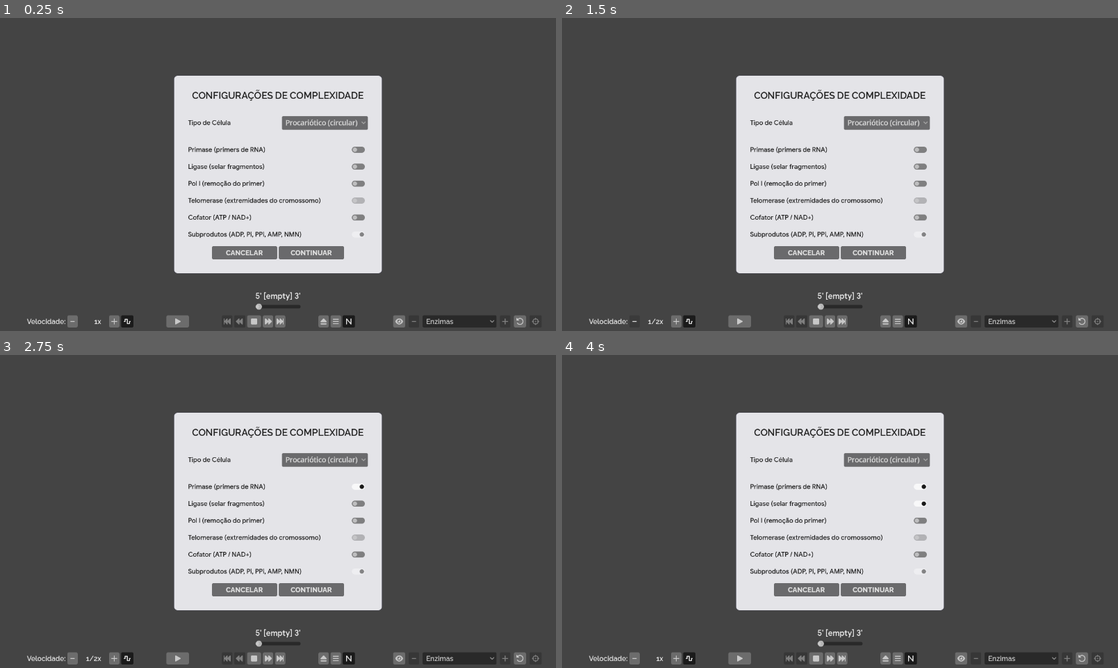
Above: before the commit, frames 1-4 (two rows, left to right).
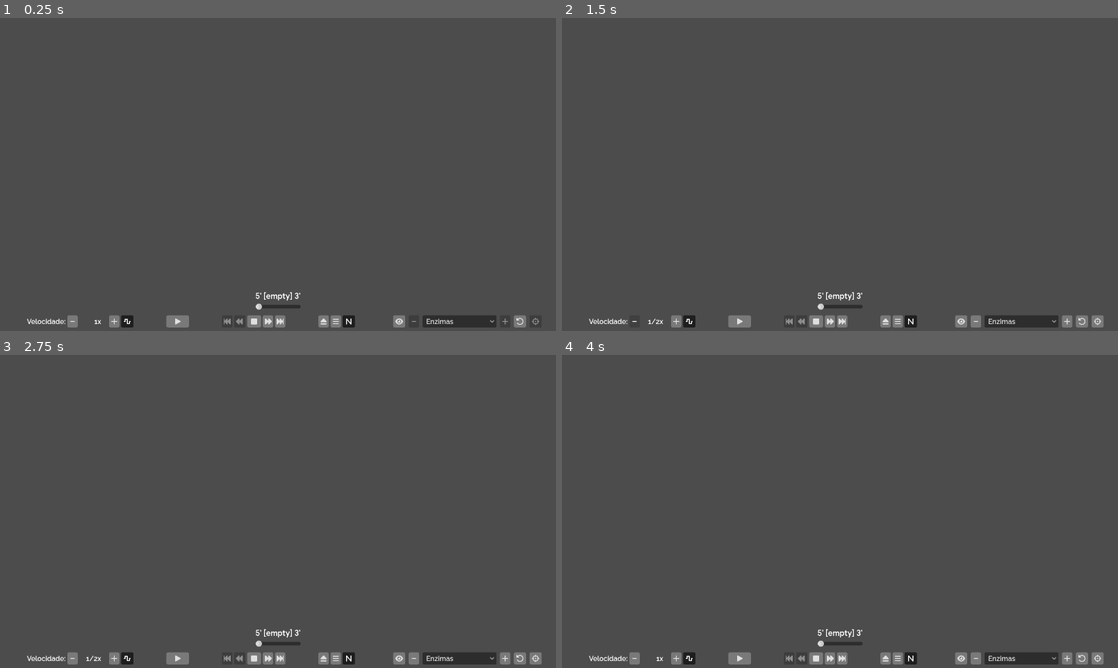
Above: after the commit, the same moments.

Repository: ideatomik/mol-sim
Game: Godot game, scene res://scenes/simulation.tscn
Same seed, same stepped clock (60 frames per second), same inputs: the game is played once before the commit and once after it.
Inputs (mouse positions are in pixels of both pictures, inside the frame that each line leads up to):
- Up to frame 1 (0.25 s): no input
- Up to frame 2 (1.5 s): click (884, 124) at 0.5 s, where only the run before the commit has a clickable "Procariótico (circular)"; click "-" at 1.25 s
- Up to frame 3 (2.75 s): click (355, 486) at 2.02 s
- Up to frame 4 (4 s): click "+" at 2.75 s; click (917, 505) at 3.52 s

The runs differ from the first frame. In frame 1, 23% of the frame differs, in the area x 5-69%, y 18-98%; in frame 2, 24%, in the area x 5-98%, y 18-99%; in frame 3, 24%; in frame 4, 24%.
Error after the commit: Parse Error: Static function "reflect_about_backbone_axis()" not found in base "RiboseDeriver". (res://scripts/molecule_structure_renderer.gd:559)

Commit message:
Track mirrored residues for the fork-flip hover disclaimer
Registers into _mirrored_residue_layout at the exact call site of
reflect_about_backbone_axis(), so a residue cannot be rendered via the
fork-flip mirror without becoming hoverable in the next task.

Diff:
--- a/scripts/molecule_structure_renderer.gd
+++ b/scripts/molecule_structure_renderer.gd
@@ -54,6 +54,18 @@
 ## entry per rendered base pair, drawn as `count` parallel dashed lines.
 var _h_bond_layout: Array[Dictionary] = []
 
+## {world_pos: Vector2, radius: float, key: String} — one entry per
+## residue currently rendered via RiboseDeriver.reflect_about_backbone_axis()
+## (the fork-flip mirror) this frame. Populated inline at the exact call
+## site of that mirror in _rebuild_layout() — never a separate opt-in step
+## — so a residue cannot be mirrored without becoming hoverable, closing
+## the disclaimer requirement in reflect_about_backbone_axis()'s own doc
+## comment. Read by _process() to compute _hovered_mirrored_key, and
+## indirectly by _draw() through that. Inherits the _active zoom-tier gate
+## for free: _rebuild_layout() early-returns before this is ever touched
+## while inactive.
+var _mirrored_residue_layout: Array[Dictionary] = []
+
 ## Last hysteresis decision. Gates ONLY the draw calls — layout below runs
 ## unconditionally every frame regardless of this, per the render-mode
 ## transition decision (Open Question 10): no first-crossing hitch.
@@ -128,6 +140,14 @@
 	_self_paired_geometry_cache.erase("%s:%d" % [strand, slot])
 
 const OPERATOR_PATH: String = "res://resources/phosphodiester_bond_formation.tres"
+
+## Verbatim project framing (docs/MolecularStructureDesign.md, "Self-paired
+## fork-flip as a deliberate, labeled 2D mirror") for the hover disclaimer
+## shown while a residue is rendered via RiboseDeriver.
+## reflect_about_backbone_axis(). Never paraphrase this string — it's the
+## project's own already-agreed wording.
+const MIRRORED_RESIDUE_TOOLTIP_TEXT: String = "in 2D molecular representations this rotation doesn't really exist, but for didactic reasons, we're showing you this way."
+
 var _phosphodiester_operator: ReactionOperator = null
 var _operators: Array[ReactionOperator] = []  # [_phosphodiester_operator] — built once in _ready(), typed explicitly so fold()'s Array[ReactionOperator] parameter doesn't need to coerce an untyped literal every frame
 
@@ -372,6 +392,7 @@
 	_bond_layout.clear()
 	_h_bond_layout.clear()
 	_active_slots.clear()
+	_mirrored_residue_layout.clear()
 	if not _active:
 		return
 
@@ -521,7 +542,23 @@
 		# the exact original fixed sign, byte-identical to before.
 		var is_self_paired_template: bool = (entry.strand == "template_top" or entry.strand == "template_bottom") and partner_key.begins_with("template_")
 		var substituent_positions: Dictionary = {}
-		if is_self_paired_template:
+		# Fork-flip build (docs/MolecularStructureDesign.md, "Self-paired
+		# fork-flip as a deliberate, labeled 2D mirror"): direction_sign < 0
+		# self-paired residues (template_bottom) no longer go through
+		# bake_self_paired_geometry()'s collision-search rotation -- they
+		# get the pedagogical mirror instead, derived from their own
+		# natural (direction_sign >= 0) ring/substituent placement.
+		# template_top (direction_sign >= 0) is untouched, still the bake
+		# path, same as leading/lagging's own `else` branch below is
+		# untouched.
+		var self_paired_sign: float = _strand_direction_sign(entry.strand)
+		if is_self_paired_template and self_paired_sign < 0.0:
+			var natural_substituents: Dictionary = RiboseDeriver.derive_substituents(topology, "incoming.", ring_positions, bond_length, toward_next, toward_previous)
+			var c4_id: int = topology.find_by_role("incoming.c4_prime")
+			var axis_y: float = ring_positions[c4_id].y
+			ring_positions = RiboseDeriver.reflect_about_backbone_axis(ring_positions, axis_y)
+			substituent_positions = RiboseDeriver.reflect_about_backbone_axis(natural_substituents, axis_y)
+		elif is_self_paired_template:
 			var self_paired_cache_key: String = "%s:%d" % [entry.strand, entry.slot]
 			if not _self_paired_geometry_cache.has(self_paired_cache_key):
 				_self_paired_geometry_cache[self_paired_cache_key] = RiboseDeriver.bake_self_paired_geometry(topology, "incoming.", bond_length, pairing_direction, toward_next, toward_previous, tm.molecular_atom_radius)
@@ -562,16 +599,26 @@
 		for id in base_positions:
 			local_positions[id] = base_positions[id]
 
+		var residue_max_extent: float = 0.0
 		for atom in topology.atoms:
 			if not local_positions.has(atom.id):
 				continue
-			var world: Vector2 = world_pos + (local_positions[atom.id] - anchor_offset)
+			var local_offset: Vector2 = local_positions[atom.id] - anchor_offset
+			residue_max_extent = max(residue_max_extent, local_offset.length())
+			var world: Vector2 = world_pos + local_offset
 			_atom_layout.append({
 				position = world,
 				element = atom.element,
 				label = _atom_display_label(atom.role, atom.element),
 				atom_id = atom.id,
 				nucleotide_slot = entry.slot,
+			})
+
+		if is_self_paired_template and self_paired_sign < 0.0:
+			_mirrored_residue_layout.append({
+				world_pos = world_pos,
+				radius = residue_max_extent + tm.molecular_atom_radius,
+				key = key,
 			})
 
 		for bond in topology.bonds:
